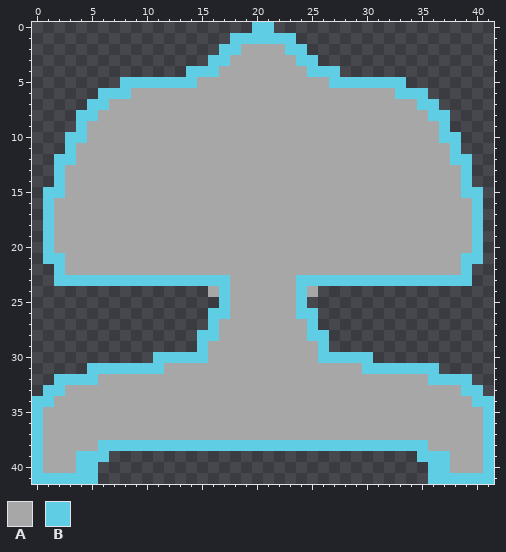
Pixel-art file: assets/ship/ship.aseprite. This is how it looked before the edit.
42x42 pixels, 1 frame.
Palette (. is transparent): A #a7a7a7  B #5fcde4
Pixels before, first column x 0:
 0 ....................BB....................
 1 ..................BBBBBB..................
 2 .................BBAAAABB.................
 3 ................BBAAAAAABB................
 4 ..............BBBAAAAAAAABBB..............
 5 ........BBBBBBBAAAAAAAAAAAABBBBBBB........
 6 ......BBBAAAAAAAAAAAAAAAAAAAAAAAABBB......
 7 .....BBAAAAAAAAAAAAAAAAAAAAAAAAAAAABB.....
 8 ....BBAAAAAAAAAAAAAAAAAAAAAAAAAAAAAABB....
 9 ....BAAAAAAAAAAAAAAAAAAAAAAAAAAAAAAAAB....
10 ...BBAAAAAAAAAAAAAAAAAAAAAAAAAAAAAAAABB...
11 ...BAAAAAAAAAAAAAAAAAAAAAAAAAAAAAAAAAAB...
12 ..BBAAAAAAAAAAAAAAAAAAAAAAAAAAAAAAAAAABB..
13 ..BAAAAAAAAAAAAAAAAAAAAAAAAAAAAAAAAAAAAB..
14 ..BAAAAAAAAAAAAAAAAAAAAAAAAAAAAAAAAAAAAB..
15 .BBAAAAAAAAAAAAAAAAAAAAAAAAAAAAAAAAAAAABB.
16 .BAAAAAAAAAAAAAAAAAAAAAAAAAAAAAAAAAAAAAAB.
17 .BAAAAAAAAAAAAAAAAAAAAAAAAAAAAAAAAAAAAAAB.
18 .BAAAAAAAAAAAAAAAAAAAAAAAAAAAAAAAAAAAAAAB.
19 .BAAAAAAAAAAAAAAAAAAAAAAAAAAAAAAAAAAAAAAB.
20 .BAAAAAAAAAAAAAAAAAAAAAAAAAAAAAAAAAAAAAAB.
21 .BBAAAAAAAAAAAAAAAAAAAAAAAAAAAAAAAAAAAABB.
22 ..BAAAAAAAAAAAAAAAAAAAAAAAAAAAAAAAAAAAAB..
23 ..BBBBBBBBBBBBBBBBAAAAAABBBBBBBBBBBBBBBB..
24 ................ABAAAAAABA................
25 .................BAAAAAAB.................
26 ................BBAAAAAABB................
27 ................BAAAAAAAAB................
28 ...............BBAAAAAAAABB...............
29 ...............BAAAAAAAAAAB...............
30 ...........BBBBBAAAAAAAAAABBBBB...........
31 .....BBBBBBBAAAAAAAAAAAAAAAAAABBBBBBB.....
32 ..BBBBAAAAAAAAAAAAAAAAAAAAAAAAAAAAAABBBB..
33 .BBAAAAAAAAAAAAAAAAAAAAAAAAAAAAAAAAAAAABB.
34 BBAAAAAAAAAAAAAAAAAAAAAAAAAAAAAAAAAAAAAABB
35 BAAAAAAAAAAAAAAAAAAAAAAAAAAAAAAAAAAAAAAAAB
36 BAAAAAAAAAAAAAAAAAAAAAAAAAAAAAAAAAAAAAAAAB
37 BAAAAAAAAAAAAAAAAAAAAAAAAAAAAAAAAAAAAAAAAB
38 BAAAAABBBBBBBBBBBBBBBBBBBBBBBBBBBBBBAAAAAB
39 BAAABBB............................BBBAAAB
40 BAAABB..............................BBAAAB
41 BBBBBB..............................BBBBBB
After the commit:
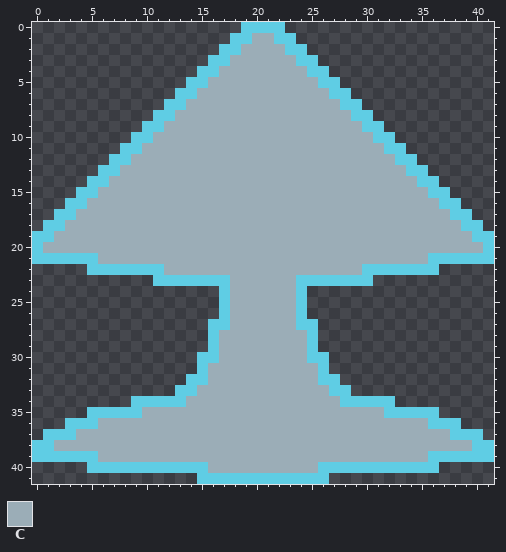
Colours new in this view: C #9badb7
The edit:
Changed rows in their new state; - is an unchanged pixel.
first column x 0:
 0 -------------------B--B-------------------
 1 --------------------CC--------------------
 2 -------------------CCCC-------------------
 3 ------------------CCCCCC------------------
 4 --------------.--CCCCCCCC--.--------------
 5 --------......-BCCCCCCCCCCB-......--------
 6 ------.......BBCCCCCCCCCCCCBB.......------
 7 -----.......BBCCCCCCCCCCCCCCBB.......-----
 8 ----.......BBCCCCCCCCCCCCCCCCBB.......----
 9 ----......BBCCCCCCCCCCCCCCCCCCBB......----
10 ---......BBCCCCCCCCCCCCCCCCCCCCBB......---
11 ---.....BBCCCCCCCCCCCCCCCCCCCCCCBB.....---
12 --.....BBCCCCCCCCCCCCCCCCCCCCCCCCBB.....--
13 --....BBCCCCCCCCCCCCCCCCCCCCCCCCCCBB....--
14 --...BBCCCCCCCCCCCCCCCCCCCCCCCCCCCCBB...--
15 -...BBCCCCCCCCCCCCCCCCCCCCCCCCCCCCCCBB...-
16 -..BBCCCCCCCCCCCCCCCCCCCCCCCCCCCCCCCCBB..-
17 -.BBCCCCCCCCCCCCCCCCCCCCCCCCCCCCCCCCCCBB.-
18 --BCCCCCCCCCCCCCCCCCCCCCCCCCCCCCCCCCCCCB--
19 B-CCCCCCCCCCCCCCCCCCCCCCCCCCCCCCCCCCCCCC-B
20 BCCCCCCCCCCCCCCCCCCCCCCCCCCCCCCCCCCCCCCCCB
21 B--BBBCCCCCCCCCCCCCCCCCCCCCCCCCCCCCCBBB--B
22 --...BBBBBBBCCCCCCCCCCCCCCCCCCBBBBBBB...--
23 --.........-------CCCCCC-------.........--
24 ----------------.-CCCCCC-.----------------
25 ------------------CCCCCC------------------
26 ----------------.-CCCCCC-.----------------
27 -----------------BCCCCCCB-----------------
28 ---------------.-CCCCCCCC-.---------------
29 ---------------.BCCCCCCCCB.---------------
30 -----------....-BCCCCCCCCB-....-----------
31 -----..........BCCCCCCCCCCB..........-----
32 --............BBCCCCCCCCCCBB............--
33 -............BBCCCCCCCCCCCCBB............-
34 .........BBBBBCCCCCCCCCCCCCCBBBBB.........
35 .....BBBBBCCCCCCCCCCCCCCCCCCCCCCBBBBB.....
36 ...BBBCCCCCCCCCCCCCCCCCCCCCCCCCCCCCCBBB...
37 .BBBCCCCCCCCCCCCCCCCCCCCCCCCCCCCCCCCCCBBB.
38 -BCCCCCCCCCCCCCCCCCCCCCCCCCCCCCCCCCCCCCCB-
39 -BBB--CCCCCCCCCCCCCCCCCCCCCCCCCCCCCC--BBB-
40 .....-BBBBBBBBBBCCCCCCCCCCBBBBBBBBBB-.....
41 ......---------BBBBBBBBBBBB---------......
Pixel boxes of the changes (left, top, right, bottom) in both pictures:
changed: (32, 22, 494, 484)
